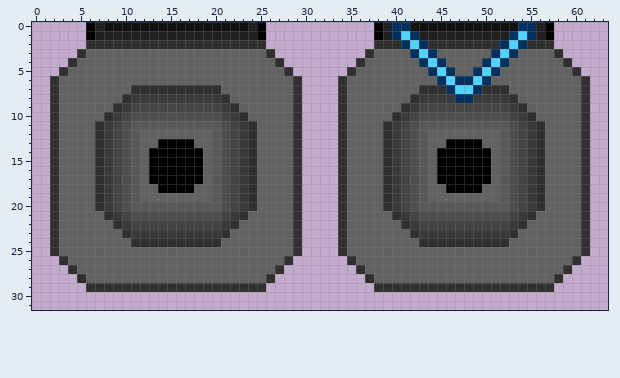
Two states of a pixel-art sprite, structures/energy/coal_power_plant/placeholder/coal_power_plant_placeholder.png. The picture above is the old version.
The file is 64x32 pixels. Colours within 5 levels of each other are drawn and written as one.
After:
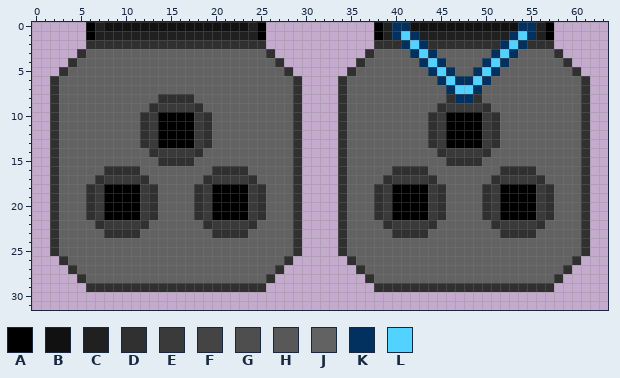
Palette (. is transparent): A #000000  B #111111  C #202020  D #303030  E #3a3a3a  F #444444  G #4e4e4e  H #585858  J #626262  K #03315f  L #52d2ff
Change:
y 7: x 11..20 DDDDDDDDDD -> JJJJJJJJJJ; x 43..45 DDD -> JJJ; x 50..52 DDD -> JJJ
y 8: x 10..21 DEEEEEEEEEED -> JJJJDDDDJJJJ; x 42..46 DEEEE -> JJJJD; x 49..53 EEEED -> DJJJJ
y 9: x 9..22 DEFFFFFFFFFFED -> JJJJDEEEEDJJJJ; x 41..54 DEFFFFFFFFFFED -> JJJJDEEEEDJJJJ
y 10: x 8..23 DEFGGGGGGGGGGFED -> JJJJDEAAAAEDJJJJ; x 40..55 DEFGGGGGGGGGGFED -> JJJJDEAAAAEDJJJJ
y 11: x 7..24 DEFGHHHHHHHHHHGFED -> JJJJJDEAAAAEDJJJJJ; x 39..56 DEFGHHHHHHHHHHGFED -> JJJJJDEAAAAEDJJJJJ
y 12: x 7..24 DEFGHJJJJJJJJHGFED -> JJJJJDEAAAAEDJJJJJ; x 39..56 DEFGHJJJJJJJJHGFED -> JJJJJDEAAAAEDJJJJJ
y 13: x 7..13 DEFGHJJ -> JJJJJDE; x 18..24 JJHGFED -> EDJJJJJ; x 39..45 DEFGHJJ -> JJJJJDE; x 50..56 JJHGFED -> EDJJJJJ
y 14: x 7..11 DEFGH -> JJJJJ; x 13..18 AAAAAA -> DEEEED; x 20..24 HGFED -> JJJJJ; x 39..43 DEFGH -> JJJJJ; x 45..50 AAAAAA -> DEEEED; x 52..56 HGFED -> JJJJJ
y 15: x 7..11 DEFGH -> JJJJJ; x 13..18 AAAAAA -> JDDDDJ; x 20..24 HGFED -> JJJJJ; x 39..43 DEFGH -> JJJJJ; x 45..50 AAAAAA -> JDDDDJ; x 52..56 HGFED -> JJJJJ
y 16: x 7..11 DEFGH -> JDDDD; x 13..18 AAAAAA -> JJJJJJ; x 20..24 HGFED -> DDDDJ; x 39..43 DEFGH -> JDDDD; x 45..50 AAAAAA -> JJJJJJ; x 52..56 HGFED -> DDDDJ
y 17: x 9..22 FGHJAAAAAAJHGF -> EEEDJJJJJJDEEE; x 41..54 FGHJAAAAAAJHGF -> EEEDJJJJJJDEEE
y 18: x 6..25 JDEFGHJJAAAAJJHGFEDJ -> DEAAAAEDJJJJDEAAAAED; x 38..57 JDEFGHJJAAAAJJHGFEDJ -> DEAAAAEDJJJJDEAAAAED
y 19: x 6..13 JDEFGHJJ -> DEAAAAED; x 18..25 JJHGFEDJ -> DEAAAAED; x 38..45 JDEFGHJJ -> DEAAAAED; x 50..57 JJHGFEDJ -> DEAAAAED
y 20: x 6..25 JDEFGHHHHHHHHHHGFEDJ -> DEAAAAEDJJJJDEAAAAED; x 38..57 JDEFGHHHHHHHHHHGFEDJ -> DEAAAAEDJJJJDEAAAAED
y 21: x 6..25 JJDEFGGGGGGGGGGFEDJJ -> DEAAAAEDJJJJDEAAAAED; x 38..57 JJDEFGGGGGGGGGGFEDJJ -> DEAAAAEDJJJJDEAAAAED
y 22: x 7..9 JJD -> DEE; x 11..20 FFFFFFFFFF -> EDJJJJJJDE; x 22..24 DJJ -> EED; x 39..41 JJD -> DEE; x 43..52 FFFFFFFFFF -> EDJJJJJJDE; x 54..56 DJJ -> EED
y 23: x 8..9 JJ -> DD; x 11..20 EEEEEEEEEE -> DJJJJJJJJD; x 22..23 JJ -> DD; x 40..41 JJ -> DD; x 43..52 EEEEEEEEEE -> DJJJJJJJJD; x 54..55 JJ -> DD
y 24: x 11..20 DDDDDDDDDD -> JJJJJJJJJJ; x 43..52 DDDDDDDDDD -> JJJJJJJJJJ
Boxes around the changes in both pictures, in picture pixels (x1, y1, x2, y2):
changed: (86, 85, 266, 247)
changed: (374, 85, 554, 247)
